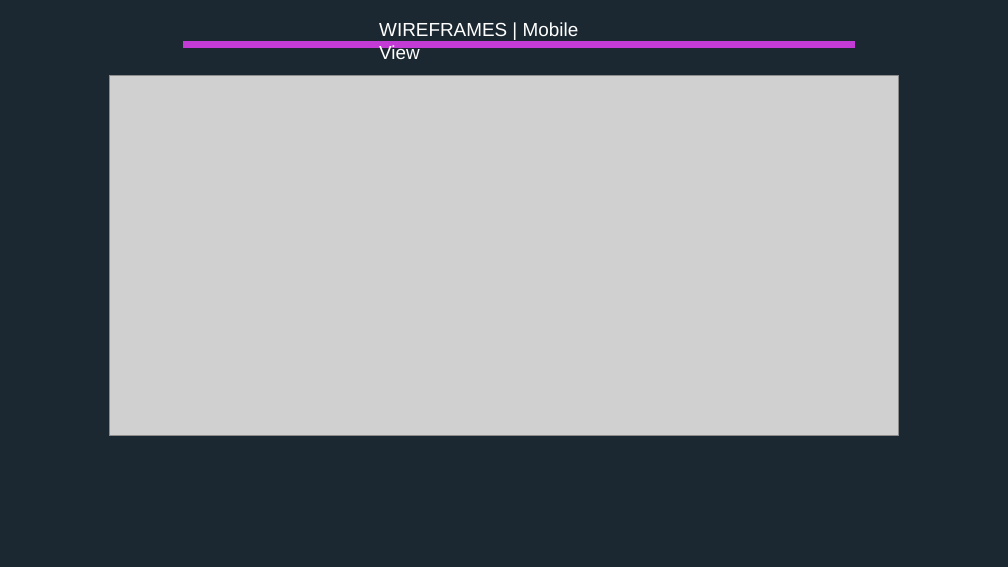
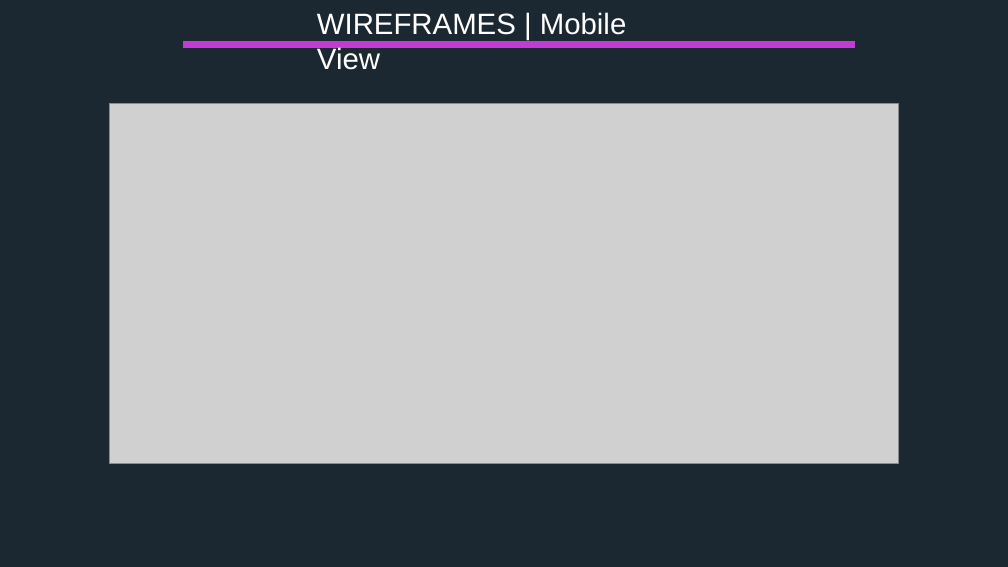
Before and after one commit to mdart86/Portfolio_Website, a slide deck: slide 3 of Michael-Dart_T1A2 Slidedeck.pptx. Drawn at 1008x567 pixels with LibreOffice and Linux fonts; fonts in the diff are those of the drawing; grey boxes stand for pictures. Boxes give left, top, right and bottom in pixels: in the first picture for what was removed or moved away, otherwise in the second. Text is boxed around its words. In the diff, an @@ line names an element or a change of style, - is before the commit and + after.

```diff
--- a/Michael-Dart_T1A2 Slidedeck.pptx
+++ b/Michael-Dart_T1A2 Slidedeck.pptx
@@ text "WIREFRAMES | Mobile View": place and size @@
-text "WIREFRAMES | Mobile View" at [379,22,579,59]
+text "WIREFRAMES | Mobile View" at [317,12,627,70]
@@ text "WIREFRAMES | Mobile View" at [317,12,627,70]: size 18 to 28 pt @@
@@ picture: place and size @@
-picture at [110,75,898,436]
+picture at [110,104,898,464]
```
Also in this commit, not shown: 7 other slides changed, 1 slide added, 5 other files.
